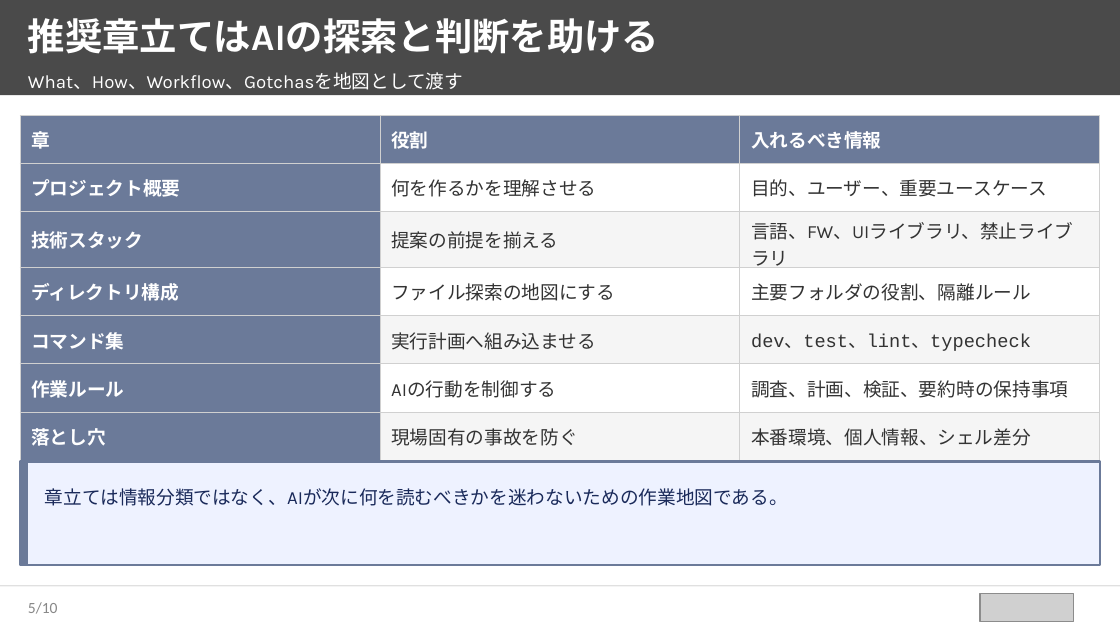
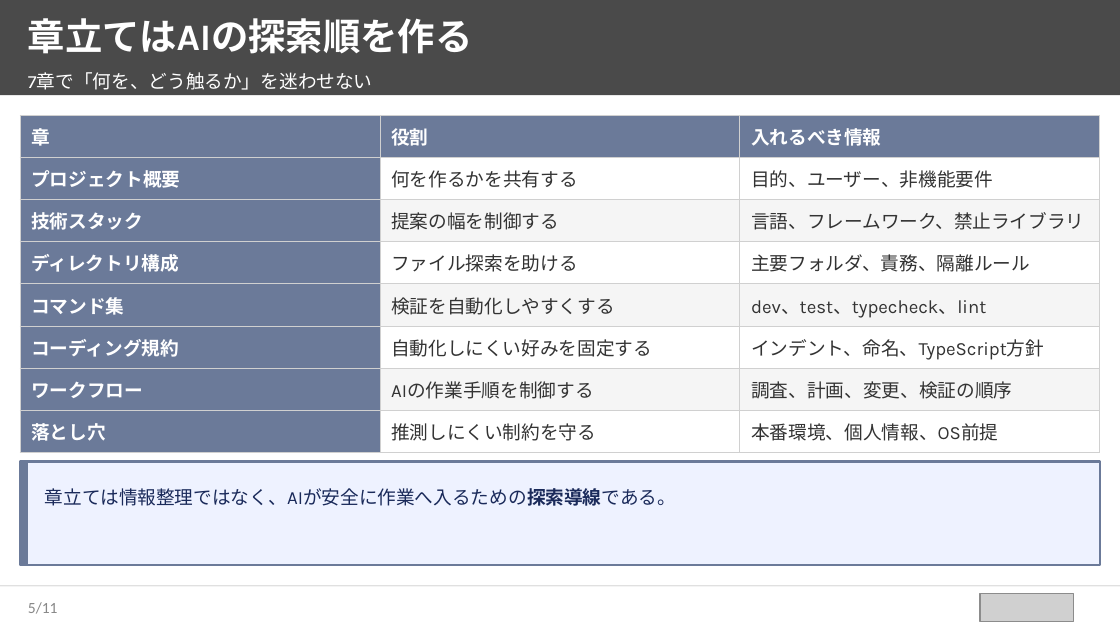
Before and after one commit to takuya109048/html2pptx, a slide deck: slide 6 of sample_source_deck.pptx. Drawn at 1120x630 pixels with LibreOffice and Linux fonts; fonts in the diff are those of the drawing; grey boxes stand for pictures. Boxes give left, top, right and bottom in pixels: in the first picture for what was removed or moved away, otherwise in the second. Text is boxed around its words. In the diff, an @@ line names an element or a change of style, - is before the commit and + after.

```diff
--- a/sample_source_deck.pptx
+++ b/sample_source_deck.pptx
@@ text at [28, 18, 473, 54]: text changed @@
-推奨章立てはAIの探索と判断を助ける
+章立てはAIの探索順を作る
@@ text at [28, 72, 373, 90]: text changed; font Karla to Calibri @@
-What、How、Workflow、Gotchasを地図として渡す
+7章で「何を、どう触るか」を迷わせない
@@ table at [20, 115, 1099, 452] @@
-row 2: プロジェクト概要 | 何を作るかを理解させる | 目的、ユーザー、重要ユースケース
-row 3: 技術スタック | 提案の前提を揃える | 言語、FW、UIライブラリ、禁止ライブラリ
-row 4: ディレクトリ構成 | ファイル探索の地図にする | 主要フォルダの役割、隔離ルール
-row 5: コマンド集 | 実行計画へ組み込ませる | dev、test、lint、typecheck
-row 6: 作業ルール | AIの行動を制御する | 調査、計画、検証、要約時の保持事項
-row 7: 落とし穴 | 現場固有の事故を防ぐ | 本番環境、個人情報、シェル差分
+row 2: プロジェクト概要 | 何を作るかを共有する | 目的、ユーザー、非機能要件
+row 3: 技術スタック | 提案の幅を制御する | 言語、フレームワーク、禁止ライブラリ
+row 4: ディレクトリ構成 | ファイル探索を助ける | 主要フォルダ、責務、隔離ルール
+row 5: コマンド集 | 検証を自動化しやすくする | dev、test、typecheck、lint
+row 6: コーディング規約 | 自動化しにくい好みを固定する | インデント、命名、TypeScript方針
+row 7: ワークフロー | AIの作業手順を制御する | 調査、計画、変更、検証の順序
+row 8: 落とし穴 | 推測しにくい制約を守る | 本番環境、個人情報、OS前提
@@ text at [45, 488, 676, 506]: text changed @@
-章立ては情報分類ではなく、AIが次に何を読むべきかを迷わないための作業地図である。
+章立ては情報整理ではなく、AIが安全に作業へ入るための探索導線である。
@@ page number at [28, 602, 58, 614]: text changed @@
-5/10
+5/11
```
Also in this commit, not shown: 8 other slides changed, 2 slides added, 1 slide removed, 2 other files.
